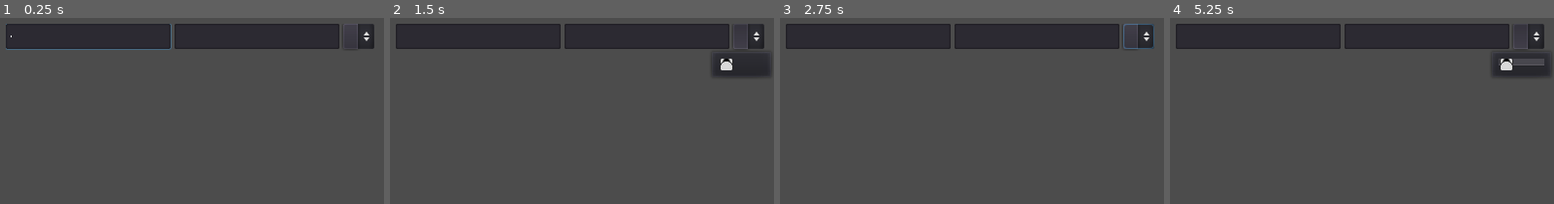
Above: before the commit, frames 1-4 (left to right).
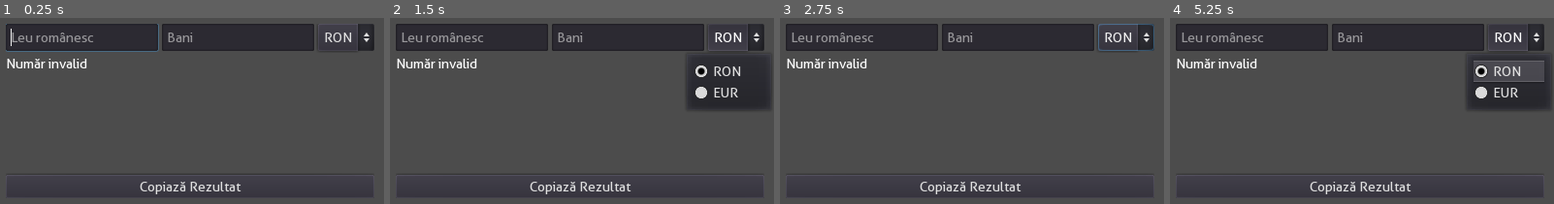
Above: after the commit, the same moments.

Repository: KanaszM/Godot_RONtoLetters
Game: Godot game, scene res://nModule_RONtoLetters.tscn
The game is run twice, just before and just after one commit, with the same random seed, the same clock (stepped at 60 frames per second) and the same inputs.
Inputs (mouse positions are in pixels of both pictures, inside the frame that each line leads up to):
- Up to frame 1 (0.25 s): no input
- Up to frame 2 (1.5 s): click (578, 187) at 0.5 s, where only the run after the commit has a clickable "Copiază Rezultat"; click "RON" at 1.25 s
- Up to frame 3 (2.75 s): click "RON" at 2 s
- Up to frame 4 (5.25 s): click (1358, 187) at 2.75 s, where only the run after the commit has a clickable "Copiază Rezultat"; click "RON" at 3.5 s; click (1358, 187) at 4.25 s, where only the run after the commit has a clickable "Copiază Rezultat"; tap Enter at 5 s

The runs differ from the first frame. In frame 1, 3.5% of the frame differs, in the area x 1-98%, y 3-95%; in frame 2, 7.8%; in frame 3, 3.4%; in frame 4, 8.0%, in the area x 1-99%, y 3-95%.

Commit message:
Add files via upload

Diff:
--- a/source/nModule_RONtoLetters.gd
+++ b/source/nModule_RONtoLetters.gd
@@ -9,13 +9,14 @@
 onready var nLineEdit_Cents := nContainer_HBox.get_node("nLineEdit_Cents") as LineEdit
 onready var nOptionButton_Currency := nContainer_HBox.get_node("nOptionButton_Currency") as OptionButton
 onready var nLabel_Letters := nContainer_VBox.get_node("nLabel_Letters") as Label
+onready var nButton_Copy := nContainer_VBox.get_node("nButton_Copy") as Button
 
 ### LOCAL DATA ###
 var nRegEx: RegEx = RegEx.new()
 var bValid: bool = false
 var sCurrencyMode: String = ""
-var sNumberName: PoolStringArray = PoolStringArray(["", ""])
-var sCentsName: PoolStringArray = PoolStringArray(["", ""])
+var sNumberName: PoolStringArray = ["", ""]
+var sCentsName: PoolStringArray = ["", ""]
 
 ### LOCAL INIT ###
 func _ready() -> void:
@@ -23,6 +24,7 @@
 	nLineEdit_Numbers.connect("text_changed", self, "nLineEdit_Numbers__text_changed")
 	nLineEdit_Cents.connect("text_changed", self, "nLineEdit_Numbers__text_changed")
 	nOptionButton_Currency.connect("item_selected", self, "nOptionButton_Currency__item_selected")
+	nButton_Copy.connect("pressed", self, "nButton_Copy__pressed")
 	# Default values
 	nLineEdit_Cents.max_length = 3
 	nLineEdit_Numbers.max_length = 15
@@ -56,6 +58,7 @@
 		var _prefix: String = " " + sCentsName[0] + " " if nLineEdit_Cents.text == "1" else " " + sCentsName[1]
 		if nRegEx.search(nLineEdit_Cents.text.replace(_suffix, "").replace(_prefix, "")):
 			nLabel_Letters.text += _suffix + Convert_Number(nLineEdit_Cents.text) + _prefix
+	print(nLabel_Letters.text)
 
 func Convert_Number(_source: String) -> String:
 	var _result: String = ""
@@ -182,3 +185,6 @@
 			sNumberName = ["euro", "euro"]
 			sCentsName = ["cent", "cenți"]
 	nLineEdit_Numbers__text_changed(nLineEdit_Numbers.text)
+
+func nButton_Copy__pressed() -> void:
+	OS.clipboard = nLabel_Letters.text
--- a/source/nModule_RONtoLetters.tscn
+++ b/source/nModule_RONtoLetters.tscn
@@ -15,9 +15,6 @@
 custom_constants/margin_top = 10
 custom_constants/margin_left = 10
 custom_constants/margin_bottom = 10
-__meta__ = {
-"_edit_use_anchors_": false
-}
 
 [node name="nContainer_Scroll" type="ScrollContainer" parent="nContainer_Margin"]
 margin_left = 10.0
@@ -63,3 +60,9 @@
 margin_bottom = 50.0
 size_flags_vertical = 2
 autowrap = true
+
+[node name="nButton_Copy" type="Button" parent="nContainer_Margin/nContainer_Scroll/nContainer_VBox"]
+margin_top = 156.0
+margin_right = 380.0
+margin_bottom = 180.0
+text = "Copiază Rezultat"
Binary file added: source/Aller_Rg.ttf
Not shown, added: source/export_presets.cfg
